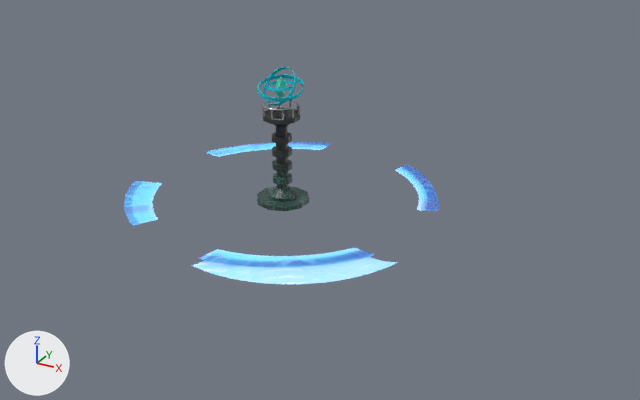
An edit to the FBX model Assets/Projeto/Assets/fbx/Torres/Torre magica/torre magica.fbx, drawn before and after from the same camera.
The view is the same before and after, from a 50 mm camera at (30.0, -49.0, 24.8) aimed at (3.2, -0.4, 0.5). Every picture has the same lights, and +X, +Y and +Z are marked at lower left. The first picture is the older version. Where no turn or scale is listed for an object, it has been applied to the vertices.

Names of what the first picture shows: 'anel da torre magica', 'torre magic'.
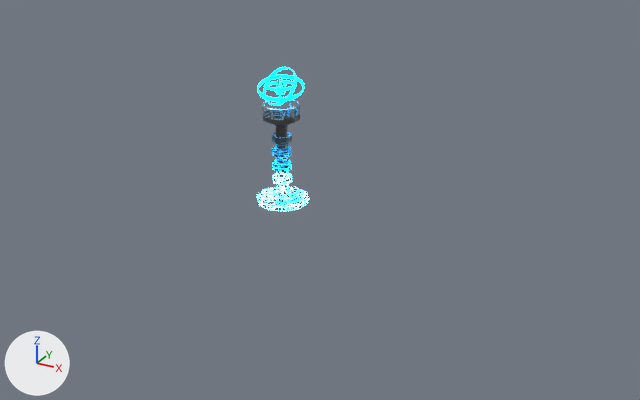
The newer file is also rescaled (x0.744) as a whole; pictures and numbers use the older file's frame.

Changed parts and their boxes [x1, y1, x2, y2] in the pictures (640 x 400 px):
```json
{"object": "anel da torre magica", "change": "deleted", "before": [124, 142, 439, 285], "on screen": "cyan"}
{"object": "torre magic", "change": "surface changed", "before": [257, 67, 309, 211], "after": [257, 67, 309, 211], "on screen": "lighter"}
```

Edits to the scene script, one JSON object a line:
```json
{"op": "add", "block": "img_torre_magica_emit_png", "code": ["img_torre_magica_emit_png = load_image('torre magica_emit.png', 'torre magica_emit.png', 1024, 1024, 'sRGB')"]}
{"block": "mat_material", "where": "n0 = _N.new('ShaderNodeBsdfPrincipled'); n0.name = 'Principled BSDF'"}
{"op": "add", "block": "mat_material", "code": "n0.inputs[28].default_value = 41.0  # 'Emission Strength'"}
{"block": "mat_material", "where": "n5 = _N.new('ShaderNodeTexImage'); n5.name = 'Image Texture.003'"}
{"op": "set", "path": "n5.image", "old": "img_torre_magica_normal_png", "new": "img_torre_magica_emit_png"}
{"op": "add", "block": "mat_material", "code": "n7 = _N.new('ShaderNodeTexImage'); n7.name = 'Image Texture.004'"}
{"op": "add", "block": "mat_material", "code": "n7.image = img_torre_magica_normal_png"}
{"block": "mat_material", "where": "n6 = _N.new('ShaderNodeNormalMap'); n6.name = 'Normal Map'"}
{"op": "remove", "block": "mat_material", "code": "_L.new(n5.outputs[0], n6.inputs[1])  # 'Color' to 'Color'"}
{"op": "add", "block": "mat_material", "code": "_L.new(n5.outputs[0], n0.inputs[27])  # 'Color' to 'Emission Color'"}
{"op": "add", "block": "mat_material", "code": "_L.new(n7.outputs[0], n6.inputs[1])  # 'Color' to 'Color'"}
{"op": "remove", "block": "ob_anel_da_torre_magica", "code": ["ob_anel_da_torre_magica = bpy.data.objects.new('anel da torre magica', me_circle_001)", "ob_anel_da_torre_magica.location = (0.0, 0.0, 0.0)"]}
```
